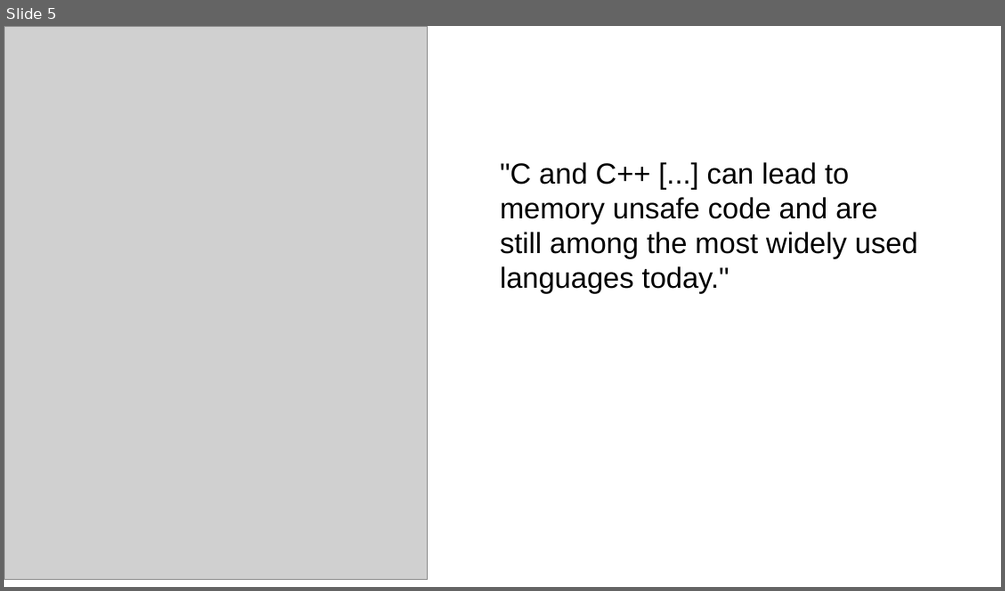
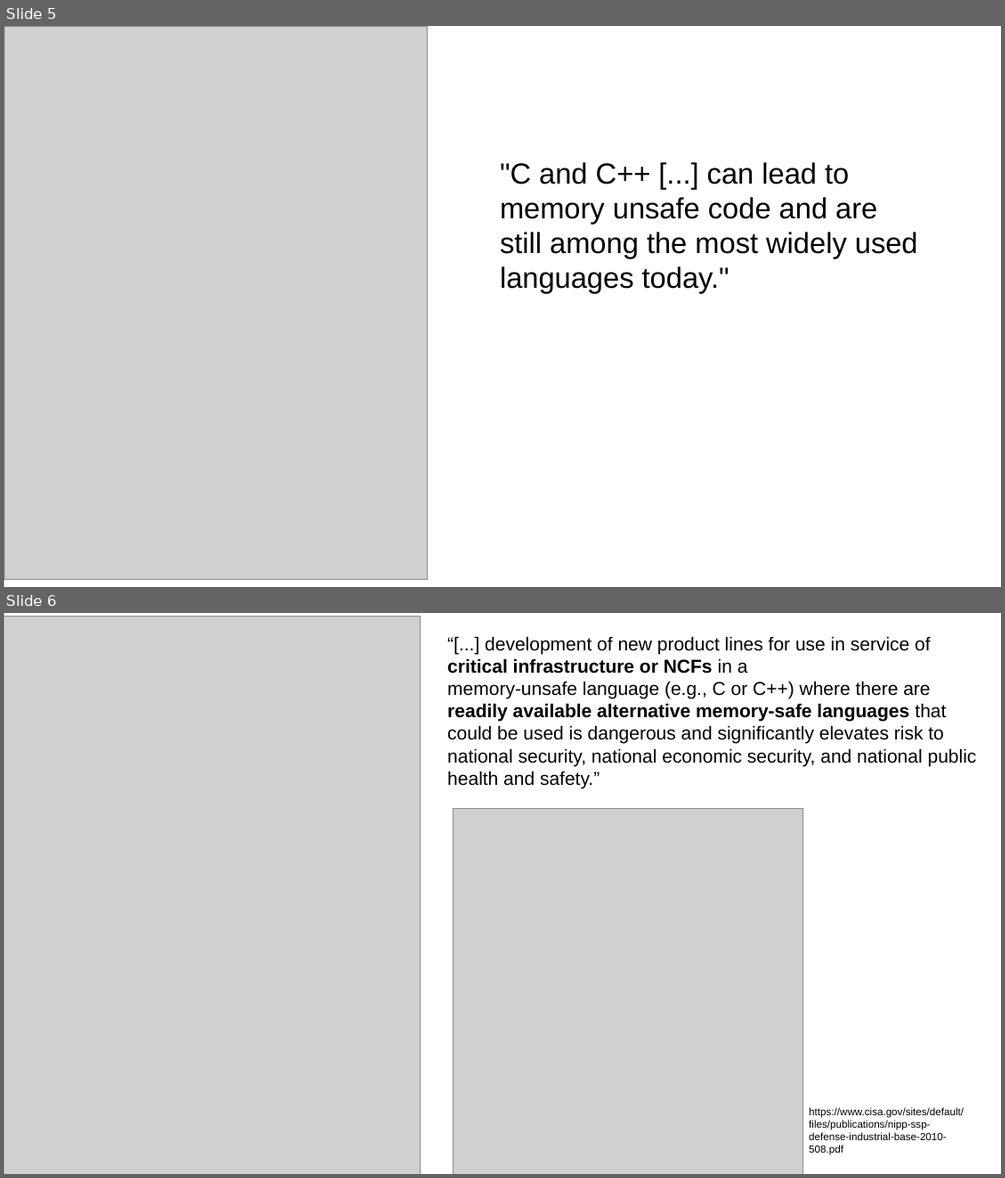
Before and after one commit to LongArmMcGee/cpp-safety, a slide deck: images/safe_cpp_graphics.pptx. Shown one above the other, each under a label of ours: slide 5 before the commit, slides 5 and 6 after it. The pictures are 1005x591 and 1005x1178 pixels, drawn with LibreOffice and Linux fonts; fonts in the diff are those of the drawing; grey boxes stand for pictures. Boxes give left, top, right and bottom in pixels: in the first picture for what was removed or moved away, otherwise in the second. Text is boxed around its words. In the diff, an @@ line names an element or a change of style, - is before the commit and + after.

```diff
--- a/images/safe_cpp_graphics.pptx
+++ b/images/safe_cpp_graphics.pptx
@@ slide 6 added at [4,613,1001,1174], background #FFFFFF @@
@@ picture added at [4,616,421,1174] @@
@@ text added at [447,636,977,788], 18 pt, text #000000 @@
+“[...] development of new product lines for use in service of critical infrastructure or NCFs in a
+memory-unsafe language (e.g., C or C++) where there are readily available alternative memory-safe languages that could be used is dangerous and significantly elevates risk to national security, national economic security, and national public health and safety.”
@@ picture added at [453,808,803,1174] @@
@@ text added at [809,1107,963,1155], 10 pt, text #000000 @@
+https://www.cisa.gov/sites/default/files/publications/nipp-ssp-defense-industrial-base-2010-508.pdf
```
Also in this commit, not shown: 12 slides changed, 2 other slides added, 1 slide removed, 1 other file.
